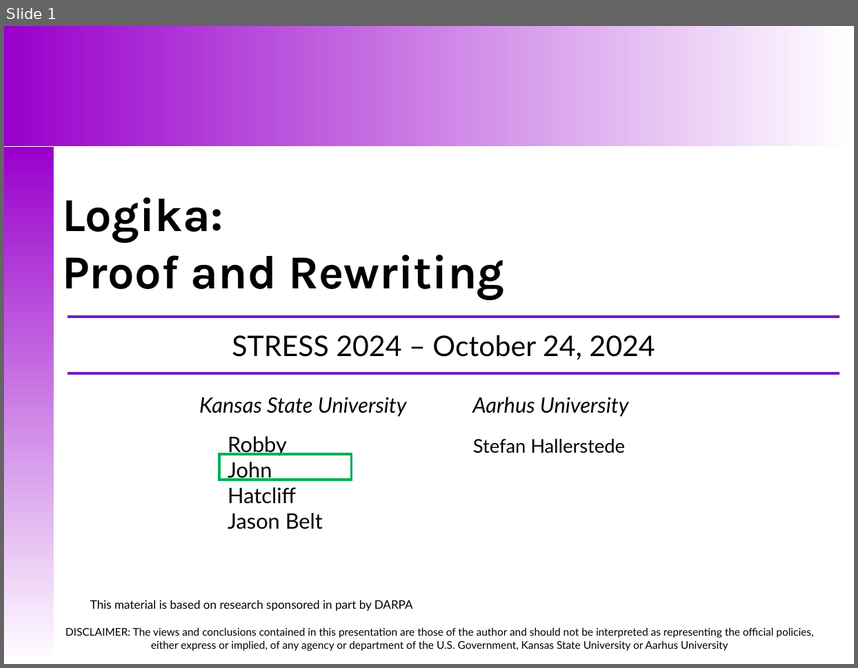
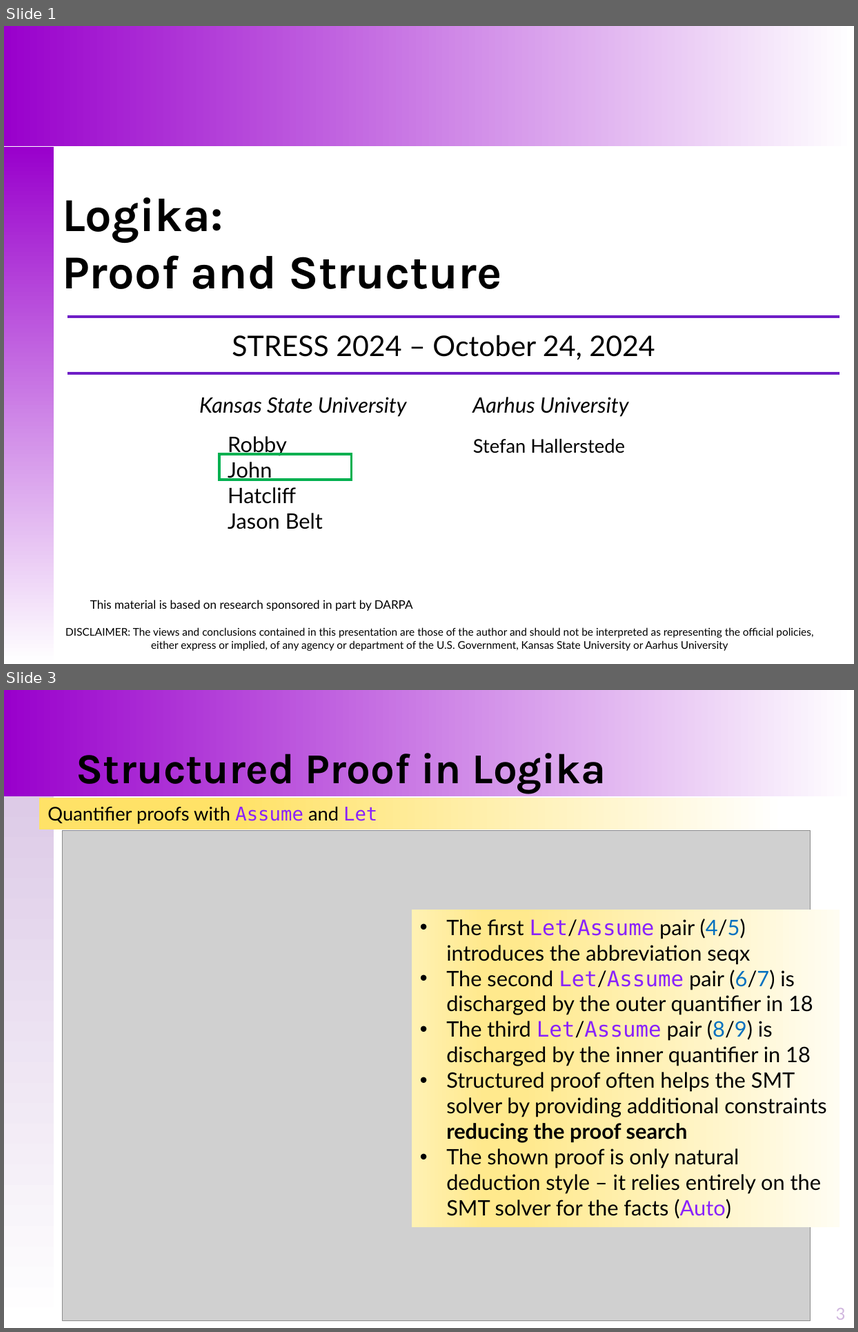
Before and after one commit to santoslab/stress24, a slide deck: slides/A-01-02-Proofs-Structure.pptx. Shown one above the other, each under a label of ours: slide 1 before the commit, slides 1 and 3 after it; the slides between them are not shown. The pictures are 858x668 and 858x1332 pixels, drawn with LibreOffice and Linux fonts; fonts in the diff are those of the drawing; grey boxes stand for pictures. Boxes give left, top, right and bottom in pixels: in the first picture for what was removed or moved away, otherwise in the second. Text is boxed around its words. In the diff, an @@ line names an element or a change of style, - is before the commit and + after.

```diff
--- a/slides/A-01-02-Proofs-Structure.pptx
+++ b/slides/A-01-02-Proofs-Structure.pptx
@@ slide 3 added at [4, 690, 854, 1328], background #FFFFFF @@
@@ rectangle added at [4, 690, 854, 796], fill gradient #9900CC to #FFFFFF @@
@@ title added at [76, 745, 606, 793], 36 pt, text #000000, bold @@
+Structured Proof in Logika
@@ rectangle added at [5, 796, 54, 1327], fill gradient #DDCBE7 to #FFFFFF @@
@@ rectangle added at [40, 798, 785, 829], fill gradient #FFFFFF to #FFE267, 16 pt, text #000000 @@
+Quantifier proofs with Assume and Let
@@ picture added at [63, 831, 811, 1321] @@
@@ rectangle added at [411, 909, 840, 1228], fill gradient #FFFDF2 to #FFE98D to #FFF1B3, 18 pt, text #000000 @@
+• The first Let/Assume pair (4/5) introduces the abbreviation seqx
+• The second Let/Assume pair (6/7) is discharged by the outer quantifier in 18
+• The third Let/Assume pair (8/9) is discharged by the inner quantifier in 18
+• Structured proof often helps the SMT solver by providing additional constraints reducing the proof search
+• The shown proof is only natural deduction style – it relies entirely on the SMT solver for the facts (Auto)
@@ page number added at [836, 1308, 846, 1319], 14 pt, text #D0B6DE @@
+3
@@ slide 1 changed as well @@
@@ title at [62, 197, 502, 289]: text changed @@
-Logika:
-Proof and Rewriting
+Logika:
+Proof and Structure
```
Also in this commit, not shown: 1 other slide changed, 2 other slides added, 8 other files.
